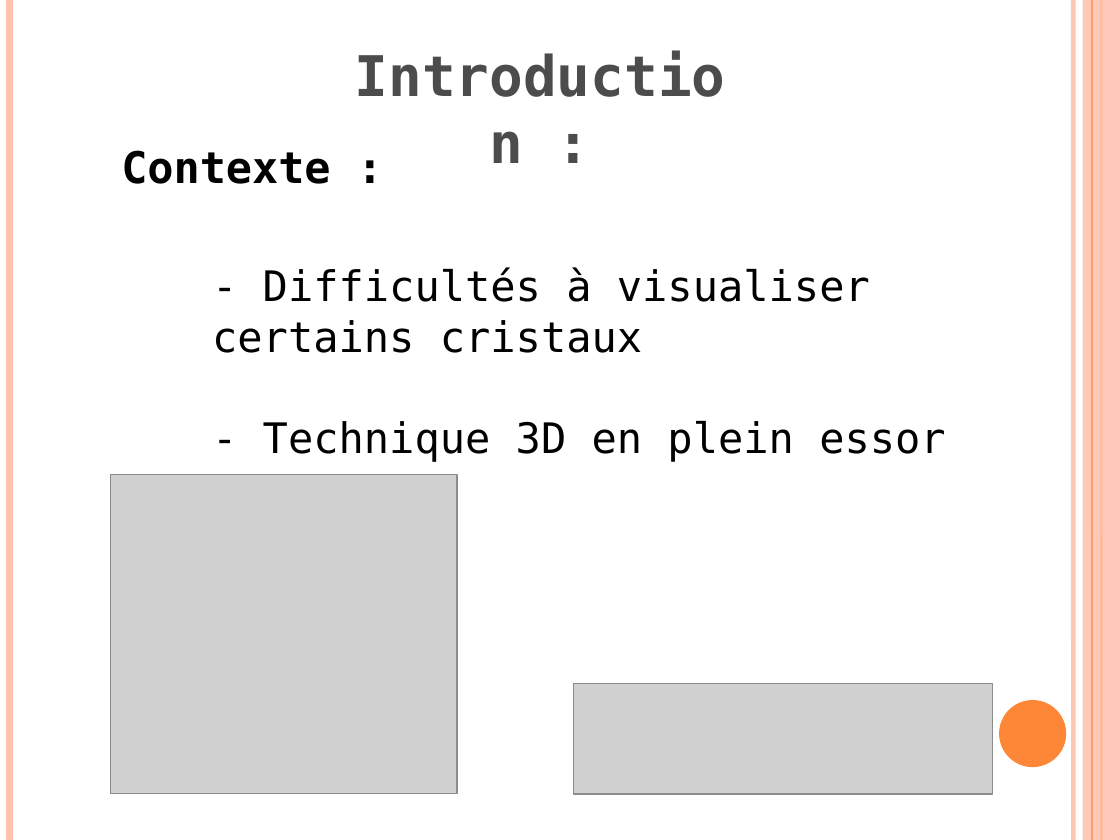
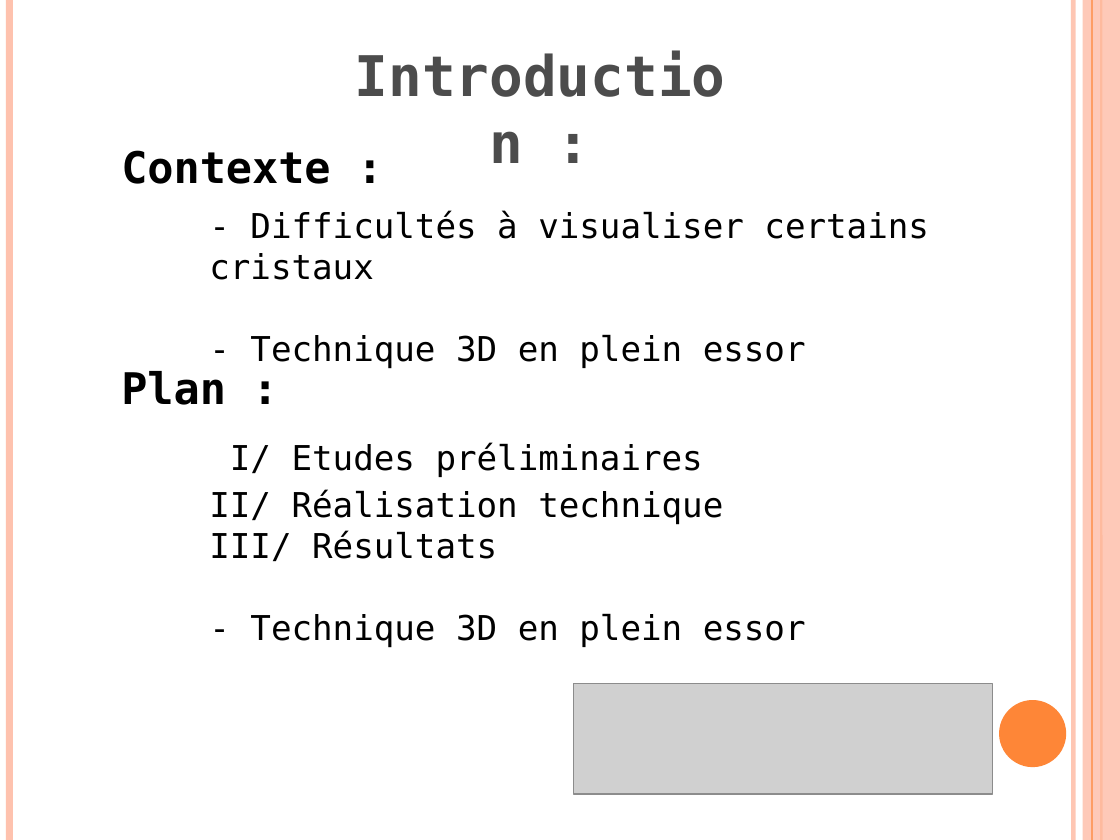
Before and after one commit to klnkg/cristallo3d, a slide deck: slide 2 of presentation finalegwen - ajout guillaume.odp. Drawn at 1120x840 pixels with LibreOffice and Linux fonts; fonts in the diff are those of the drawing; grey boxes stand for pictures. Boxes give left, top, right and bottom in pixels: in the first picture for what was removed or moved away, otherwise in the second. Text is boxed around its words. In the diff, an @@ line names an element or a change of style, - is before the commit and + after.

```diff
--- a/presentation finalegwen - ajout guillaume.odp
+++ b/presentation finalegwen - ajout guillaume.odp
@@ text "- Difficultés à visualiser certains ...": place and size @@
-text "- Difficultés à visualiser certains ..." at bbox=[212, 267, 945, 462]
+text "- Difficultés à visualiser certains ..." at bbox=[209, 210, 928, 369]
@@ text "- Difficultés à visualiser certains ..." at bbox=[209, 210, 928, 369]: size 27 to 22 pt @@
@@ text added at bbox=[121, 371, 226, 405], 28 pt, text #000000, bold @@
+Plan :
@@ text added at bbox=[209, 443, 806, 648], 22 pt, text #000000 @@
+I/ Etudes préliminaires
+II/ Réalisation technique
+III/ Résultats
+- Technique 3D en plein essor
@@ picture removed at bbox=[110, 475, 457, 794] @@
```
Also in this commit, not shown: 6 other slides changed, 2 slides removed.
